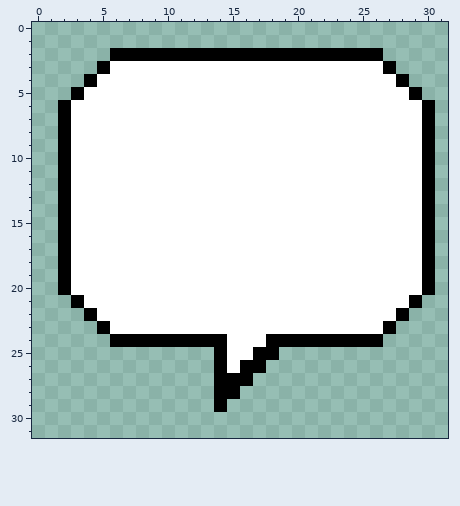
Two versions of one pixel-art sprite, src/assets/img/sprites/static/dialog.sprite.png. The first picture shows the starting point.
The file is 512x512 pixels, drawn in blocks of 16x16; one block is one cell here.
After:
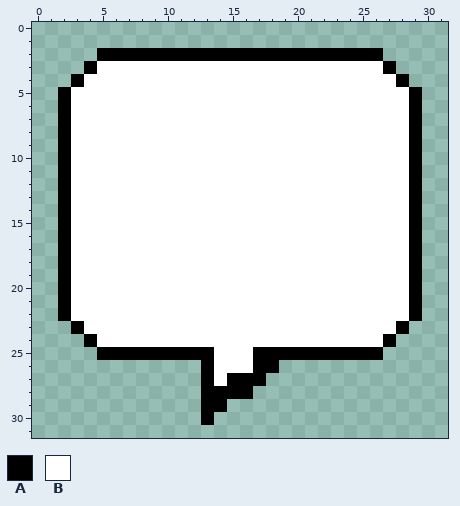
Palette (. is transparent): A #000000  B #ffffff
The exact change:
y 2: x 5 . -> A
y 3: x 4..5 .A -> AB
y 4: x 3..4 .A -> AB
y 5: x 2..3 .A -> AB
y 6..20: x 29..30 BA -> A.
y 21: x 2..3 .A -> AB
y 22: x 2..4 ..A -> ABB; x 28..29 A. -> BA
y 23: x 3..5 ..A -> ABB; x 27..28 A. -> BA
y 24: x 4..14 ..AAAAAAAAA -> ABBBBBBBBBB; x 18..27 AAAAAAAAA. -> BBBBBBBBBA
y 25: x 5..14 .........A -> AAAAAAAAAB; x 19..26 ........ -> AAAAAAAA
y 26: x 13..14 .A -> AB; x 16 A -> B; x 18 . -> A
y 27: x 13..14 .A -> AB; x 17 . -> A
y 28: x 13 . -> A; x 16 . -> A
y 29..30: x 13 . -> A
